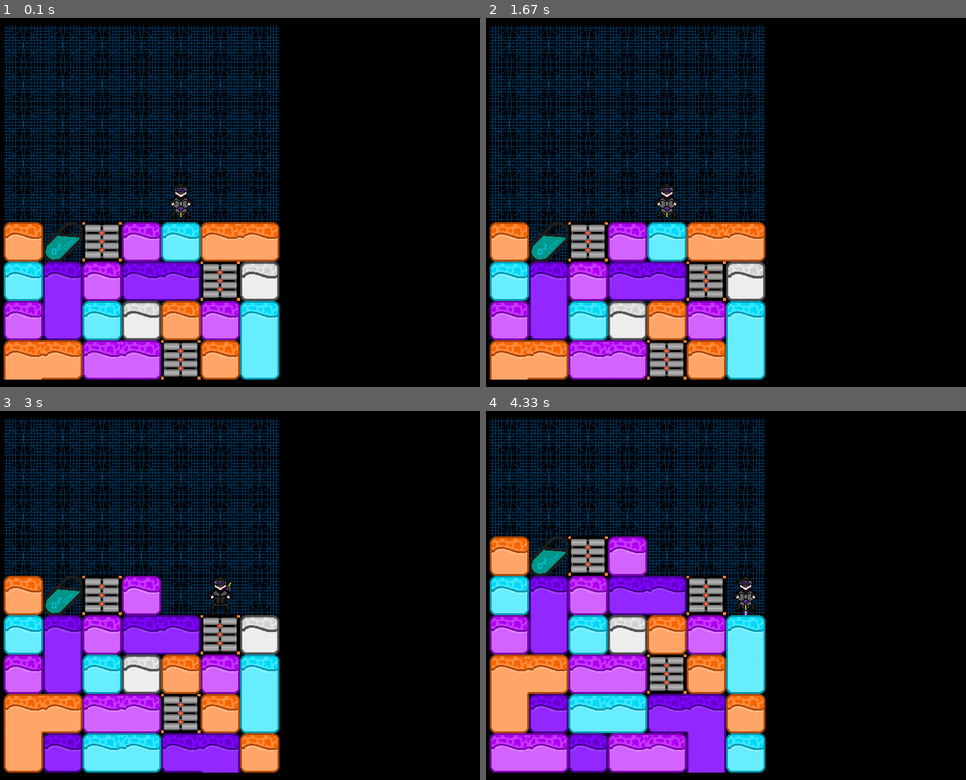
Above: before the commit, frames 1-4 (two rows, left to right).
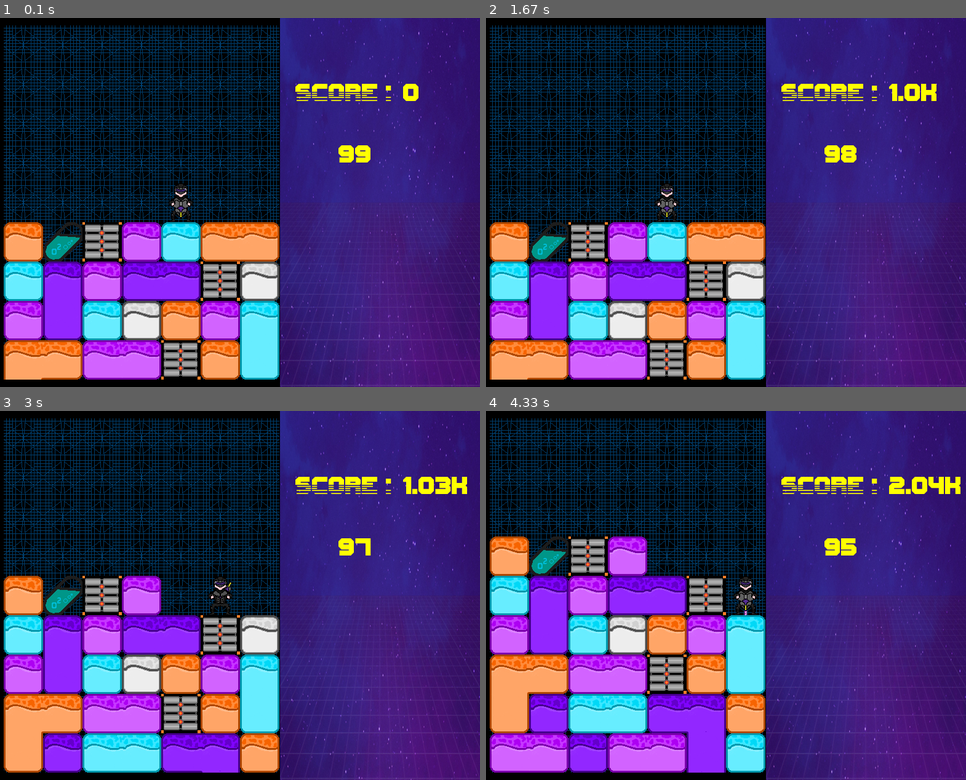
Above: after the commit, the same moments.

Repository: aurelieduprez/Mr.Driller
Game: pygame game, started from Mr. Driller/main.py
The game is run twice, just before and just after one commit, with the same random seed, the same clock (stepped at 60 frames per second) and the same inputs.
Inputs:
- Up to frame 1 (0.1 s): no input
- Up to frame 2 (1.67 s): hold Right 0.33-0.8 s; hold Up 0.83-1.13 s; hold Right 1.17-1.63 s
- Up to frame 3 (3 s): hold Left 1.67-2.2 s; tap D at 1.82 s; hold Down 2.23-2.53 s; hold Left 2.57-2.97 s
- Up to frame 4 (4.33 s): hold Up 3-3.37 s; tap D at 3.15 s; hold Right 3.4-4.03 s; hold Down from 4.07 s (still down)

The runs differ from the first frame. In frame 1, 42% of the frame differs, in the area x 58-100%, y 0-100%; in frame 2, 42%; in frame 3, 42%; in frame 4, 42%.

Commit message:
Score Added in UI

Diff:
--- a/Mr. Driller/character.py
+++ b/Mr. Driller/character.py
@@ -46,6 +46,9 @@
 
     def oxyAcc(self):
         return self.__oxygen
+
+    def scoreAcc(self):
+        return self.__score
 
     # Animation
 
--- a/Mr. Driller/main.py
+++ b/Mr. Driller/main.py
@@ -34,6 +34,13 @@
     print(len(level))
     nbFrame = 1
 
+    #initialising Ui
+    FontUi1 = pygame.font.Font("Assets\Misc\police\Cyberspace Raceway Front.otf", 28)
+    FontUi2 = pygame.font.Font("Assets\Misc\police\Cyberspace Raceway Back.otf", 28)
+
+    Ui_bg = pygame.image.load("Assets\Misc\PserInterface.png")
+
+
     # Initializing controls
     if 'nt' in name:
         movKeys = [K_w, K_d, K_a]
@@ -63,8 +70,8 @@
             if event.type == KEYDOWN:
                 # Event handling
                 # Test key for revive :P
-                #if event.key == K_UP:
-                    #player.Revive(surface)
+                if event.key == K_UP:
+                    player.AddScore(1000)
                 if event.key in movKeys:    # Movement
                     movementHandle(event, surface, player, level, movKeys)
                 elif event.key in arrowKeys:    # Block breaking
@@ -109,6 +116,24 @@
 
         nbFrame=nbFrame+1
 
+
+        #UI
+        score_text = FontUi1.render(("Score :"), 1, (255, 255, 0));
+
+        if(player.scoreAcc()<1000):
+            score_display = FontUi2.render(str(player.scoreAcc()), 1, (255, 255, 0));
+        elif (player.scoreAcc() < 100000):
+            score_display = FontUi2.render(str((player.scoreAcc())/1000)+"k", 1, (255, 255, 0));
+        else:
+            score_display = FontUi2.render(str(int((player.scoreAcc())/1000)) + " k", 1, (255, 255, 0));
+
+        Oxygen_display = FontUi2.render(str(player.oxyAcc()), 1, (255, 255, 0));
+
+        surface.blit(Ui_bg, (475, 0))
+        surface.blit(score_text, (500, 100))
+        surface.blit(score_display, (675, 100))
+        surface.blit(Oxygen_display, (570, 200))
+
         pygame.display.update()
         fpsClock.tick(FPS)
 
Binary file added: Mr. Driller/Assets/Misc/PserInterface.png
Binary file added: Mr. Driller/Assets/Misc/police/Cyberspace Raceway Back.otf
Binary file added: Mr. Driller/Assets/Misc/police/Cyberspace Raceway Front.otf
